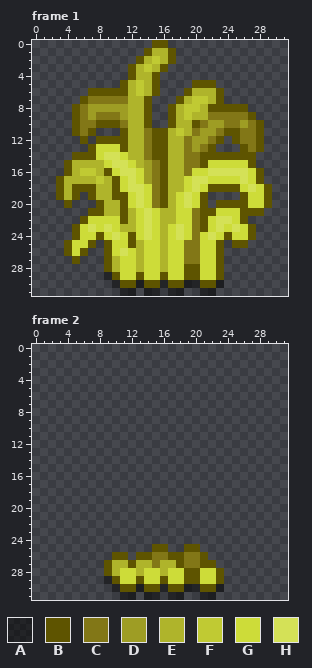
Edited in one commit: pixel-art file (Assets/Arts/Plant/GrassSprite/TallGrass_03/TallGrass_03_Cut.aseprite). The picture above is the old version.
64x64 pixels, 2 frames. Shown: frame 1, frame 2. The old version is drawn lined up with the new one, on the new canvas.
Palette (. is transparent): A #00000080  B #5e5400  C #827717  D #9e9d24  E #afb42b  F #c0ca33  G #cddc39  H #d4e157
The result:
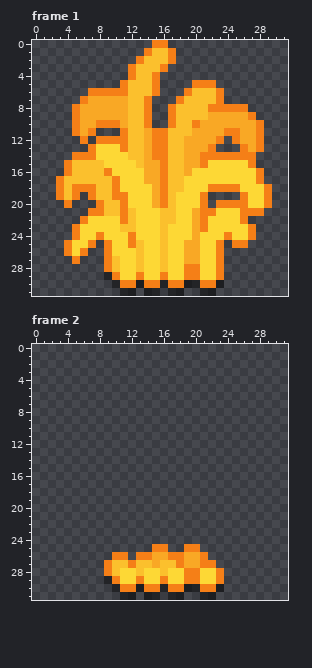
The exact change:
canvas 64x64 -> 32x32 (the part of the old canvas that was cut away was empty and is not shown)
Colour B changes from #5e5400 to #f57f17.
Colour C changes from #827717 to #f9a825.
Colour E changes from #afb42b to #fbc02d.
Colour G changes from #cddc39 to #fdd835.
Frame 1:
The edit turns colour D into colour C in row 8 at x 7 to 11; in row 9 at x 7 and 11; in row 10 at x 22 to 23 and 26; in row 11 at x 21 to 22; in row 12 at x 20 to 21; in row 13 at x 20.
The edit turns colour D into colour C in rows 15 to 17 at x 14.
The edit turns colour F into colour E in row 2 at x 15; in row 3 at x 14; in rows 5 to 6 at x 13; in row 7 at x 20 to 21; in row 8 at x 19 to 20; in row 9 at x 19.
The edit turns colour F into colour E in row 11 at x 18; in row 16 at x 6 to 7; in row 17 at x 8.
The edit turns colour H into colour G in row 14 at x 9 to 10; in row 15 at x 10 to 11; in row 16 at x 11 to 12 and 22 to 26; in row 17 at x 12, 20 to 21 and 26; in row 18 at x 12 to 13, 20 and 27; in rows 19 to 20 at x 13 and 19.
The edit turns colour H into colour G in row 21 at x 14; in row 22 at x 14 and 23 to 24; in row 23 at x 7, 9, 14, 18, 23 and 25; in row 24 at x 10, 14, 18 and 22; in row 26 at x 11.
Boxes around the changes in both pictures, in picture pixels (x1, y1, x2, y2):
changed: (56, 40, 272, 288)
changed: (104, 544, 224, 592)
